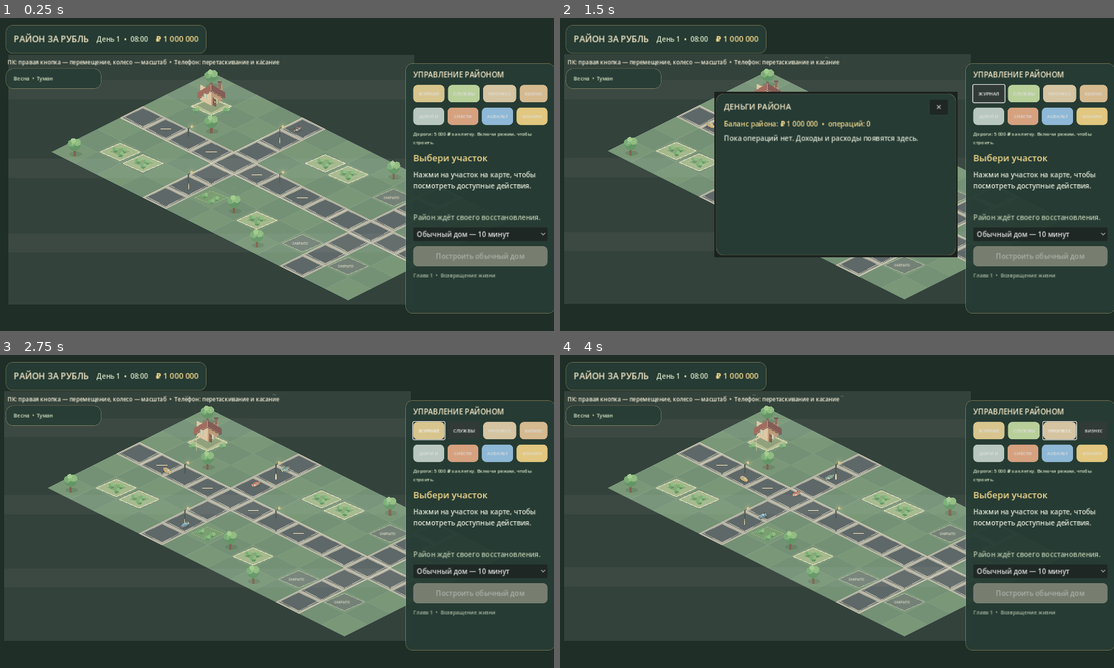
Above: before the commit, frames 1-4 (two rows, left to right).
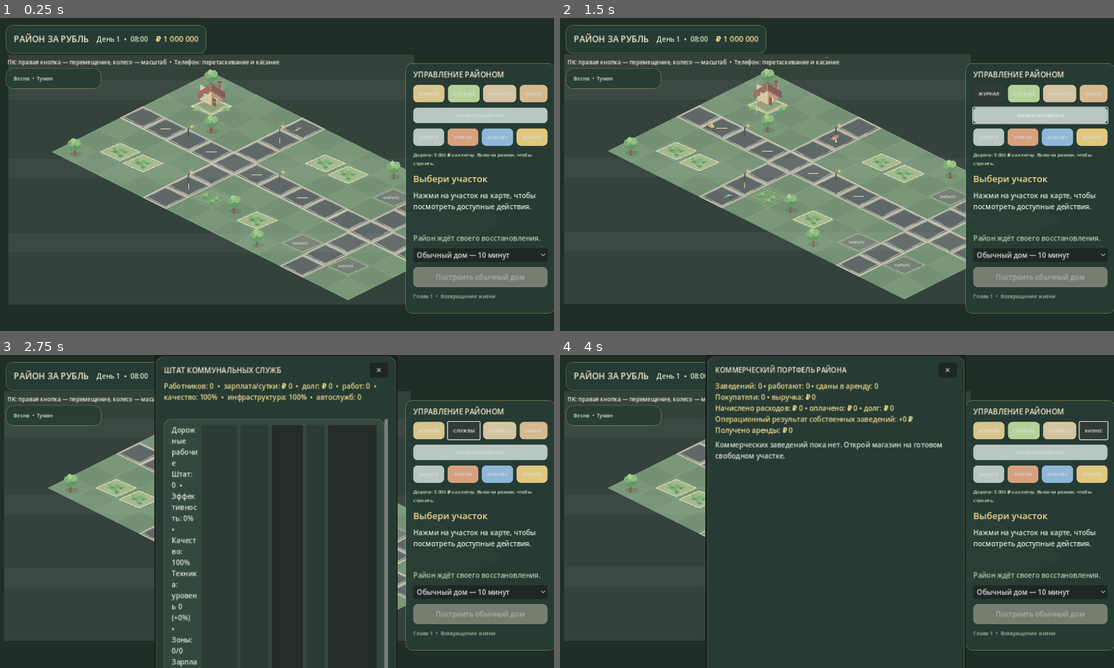
Above: after the commit, the same moments.

Repository: wellbi-creator/rayon-za-rubl
Game: Godot game, scene res://scenes/main.tscn
The game is run twice, just before and just after one commit, with the same random seed, the same clock (stepped at 60 frames per second) and the same inputs.
Inputs (mouse positions are in pixels of both pictures, inside the frame that each line leads up to):
- Up to frame 1 (0.25 s): no input
- Up to frame 2 (1.5 s): click (1041, 115) at 0.5 s, where only the run after the commit has a clickable "ФИНАНСЫ РАЙОНА"; click "ЖУРНАЛ" at 1.25 s
- Up to frame 3 (2.75 s): click "СЛУЖБЫ" at 2 s
- Up to frame 4 (4 s): click "ПРОГРЕСС" at 2.75 s; click "БИЗНЕС" at 3.5 s

The runs differ from the first frame. In frame 1, 7.4% of the frame differs, in the area x 74-99%, y 28-90%; in frame 2, 26%; in frame 3, 32%, in the area x 27-99%, y 0-100%; in frame 4, 32%.

Commit message:
M5.25: add district financial outlook UI

Diff:
--- a/scripts/main.gd
+++ b/scripts/main.gd
@@ -74,6 +74,8 @@
 var transaction_popup: PopupPanel
 var business_portfolio_popup: PopupPanel
 var business_portfolio_summary_label: Label
+var finance_popup: PopupPanel
+var finance_summary_label: Label
 var business_portfolio_rows: VBoxContainer
 var transaction_rows: VBoxContainer
 var transaction_summary_label: Label
@@ -156,6 +158,7 @@
 	control_root = root
 	root.resized.connect(_on_interface_resized)
 	_create_transaction_history_popup()
+	_create_finance_popup()
 	_create_business_portfolio_popup()
 	_create_municipal_services_popup()
 	_create_progression_popup()
@@ -259,6 +262,14 @@
 	business_portfolio_button.add_theme_font_size_override("font_size", 10)
 	business_portfolio_button.add_theme_stylebox_override("normal", _button_style(Color("#d5b98f")))
 	business_portfolio_button.pressed.connect(_on_business_portfolio_pressed)
+	var finance_button := Button.new()
+	finance_button.text = "ФИНАНСЫ РАЙОНА"
+	finance_button.custom_minimum_size = Vector2(0, 36)
+	finance_button.size_flags_horizontal = Control.SIZE_EXPAND_FILL
+	finance_button.add_theme_font_size_override("font_size", 11)
+	finance_button.add_theme_stylebox_override("normal", _button_style(Color("#b8c7c0")))
+	finance_button.pressed.connect(_on_finance_pressed)
+	content.add_child(finance_button)
 	management_buttons.add_child(business_portfolio_button)
 	road_tool_button = Button.new()
 	road_tool_button.text = "ДОРОГИ"
@@ -662,6 +673,78 @@
 		details_label.add_theme_color_override("font_color", Color("#c9d0b9"))
 		row.add_child(details_label)
 
+
+func _create_finance_popup() -> void:
+	finance_popup = PopupPanel.new()
+	finance_popup.title = "Финансы района"
+	finance_popup.size = Vector2i(560, 390)
+	finance_popup.transient = true
+	finance_popup.exclusive = true
+	add_child(finance_popup)
+	var panel := PanelContainer.new()
+	panel.set_anchors_and_offsets_preset(Control.PRESET_FULL_RECT)
+	panel.add_theme_stylebox_override("panel", _panel_style(Color("#263c34"), 0.98))
+	finance_popup.add_child(panel)
+	var content := VBoxContainer.new()
+	content.add_theme_constant_override("separation", 10)
+	panel.add_child(content)
+	var header := HBoxContainer.new()
+	content.add_child(header)
+	var title := Label.new()
+	title.text = "ФИНАНСОВАЯ СВОДКА РАЙОНА"
+	title.size_flags_horizontal = Control.SIZE_EXPAND_FILL
+	title.add_theme_font_size_override("font_size", 16)
+	title.add_theme_color_override("font_color", Color("#f4e8c8"))
+	header.add_child(title)
+	var close_button := Button.new()
+	close_button.text = "✕"
+	close_button.custom_minimum_size = Vector2(42, 34)
+	close_button.pressed.connect(finance_popup.hide)
+	header.add_child(close_button)
+	finance_summary_label = Label.new()
+	finance_summary_label.autowrap_mode = TextServer.AUTOWRAP_WORD_SMART
+	finance_summary_label.size_flags_vertical = Control.SIZE_EXPAND_FILL
+	finance_summary_label.add_theme_color_override("font_color", Color("#e0e5d6"))
+	content.add_child(finance_summary_label)
+
+func _on_finance_pressed() -> void:
+	_refresh_finance_summary()
+	finance_popup.popup_centered(Vector2i(560, 390))
+
+func _refresh_finance_summary() -> void:
+	if finance_summary_label == null or economy == null:
+		return
+	var resident_count := resident_service.get_total_resident_count()
+	var business_projection := business_service.get_daily_financial_projection(resident_count, _get_average_resident_satisfaction(), progression_service.reputation, weather_service.weather_id)
+	var business_revenue := int(business_projection.get("daily_revenue", 0))
+	var rent_income := int(business_projection.get("daily_rent", 0))
+	var business_costs := int(business_projection.get("daily_expenses", 0))
+	var household_costs := upkeep_service.get_daily_cost(resident_count)
+	var payroll := municipal_services.get_total_daily_payroll()
+	var maintenance := 0
+	for definition in municipal_services.get_service_definitions():
+		var service_id := str(definition.get("id", ""))
+		if municipal_services.is_automatic_maintenance_enabled(service_id):
+			maintenance += municipal_services.get_maintenance_cost(service_id)
+	var daily_income := business_revenue + rent_income
+	var daily_costs := business_costs + household_costs + payroll + maintenance
+	var daily_result := daily_income - daily_costs
+	var result_sign := "+" if daily_result >= 0 else "−"
+	var total_debt := business_service.unpaid_operating_costs + municipal_services.get_unpaid_wages() + upkeep_service.unpaid_balance
+	finance_summary_label.text = "ТЕКУЩИЙ БАЛАНС\n₽ %s\n\nПРОГНОЗ НА ИГРОВЫЕ СУТКИ\nВыручка бизнеса: + ₽ %s\nАренда: + ₽ %s\nРасходы бизнеса: − ₽ %s\nКоммунальные расходы жителей: − ₽ %s\nЗарплаты служб: − ₽ %s\nПлановое обслуживание: до ₽ %s\n\nОжидаемый операционный результат: %s ₽ %s\n\nТЕКУЩИЕ ДОЛГИ\nБизнес: ₽ %s\nЗарплаты служб: ₽ %s\nКоммунальные расходы жителей: ₽ %s\nВсего задолженность: ₽ %s\n\nПрогноз ориентировочный. Спрос зависит от населения, удовлетворённости, репутации и погоды. Обслуживание показано как верхняя оценка." % [
+		_format_money(economy.balance),
+		_format_money(business_revenue),
+		_format_money(rent_income),
+		_format_money(business_costs),
+		_format_money(household_costs),
+		_format_money(payroll),
+		_format_money(maintenance),
+		result_sign, _format_money(absi(daily_result)),
+		_format_money(business_service.unpaid_operating_costs),
+		_format_money(municipal_services.get_unpaid_wages()),
+		_format_money(upkeep_service.unpaid_balance),
+		_format_money(total_debt)
+	]
 
 func _create_municipal_services_popup() -> void:
 	municipal_popup = PopupPanel.new()
